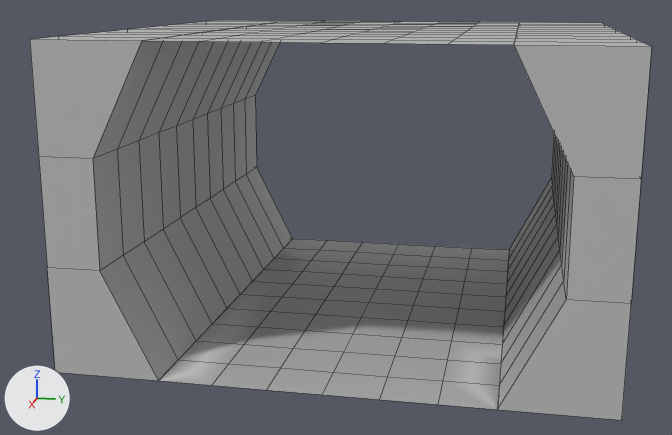
The FBX model Assets/Models/Models/Mo/Corr_Straight.fbx, before and after one commit.
Before and after are seen from a 50 mm lens placed at (9.81, 1.59, 3.41), pointed at (0.19, -0.34, 1.01). The lights are fixed; the arrows at lower left show +X, +Y and +Z. Mesh edges are drawn as thin lines. Where no turn or scale is listed for an object, it has been applied to the vertices. Vertices at the same position are counted once.
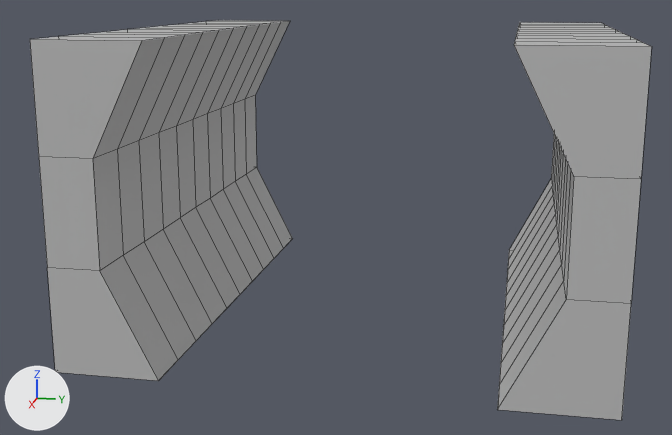
Changed parts and their boxes [x1, y1, x2, y2] in the pictures (672 x 435 px):
'pPlane5', deleted: before [143, 21, 520, 45]
part 1 of me_mesh_001, deleted: before [159, 239, 509, 409]

Patch to the scene script:
```diff
--- a/Assets/Models/Models/Mo/Corr_Straight.fbx.py
+++ b/Assets/Models/Models/Mo/Corr_Straight.fbx.py
@@ me_mesh_001 @@
 # used by ob_pplane1; location = (0.0, 0.0, 0.0)
-me_mesh_001.from_pydata(...)  # 253 vertices, 232 faces; spans x -2.5..2.5, y -2.5..2.5, z 0.0..3.0
+me_mesh_001.from_pydata(...)  # 198 vertices, 172 faces; spans x -2.5..2.5, y -2.5..2.5, z 0.0..3.0
+# me_mesh_001 part 1
+# 55 vertices are removed from x -2.5..2.5, y -1.0..1.0, z 0.0
+# 60 faces are deleted
 me_mesh_001.materials.append(mat_lambert1)
@@ ob_pplane5 @@
-ob_pplane5 = bpy.data.objects.new('pPlane5', me_mesh)
-ob_pplane5.location = (0.0, 0.0, 3.0)
```
